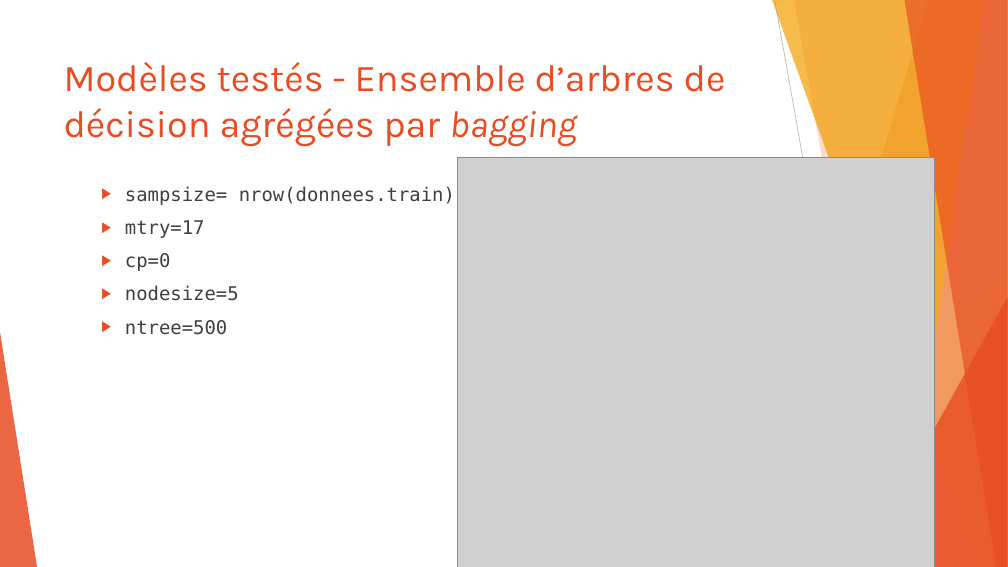
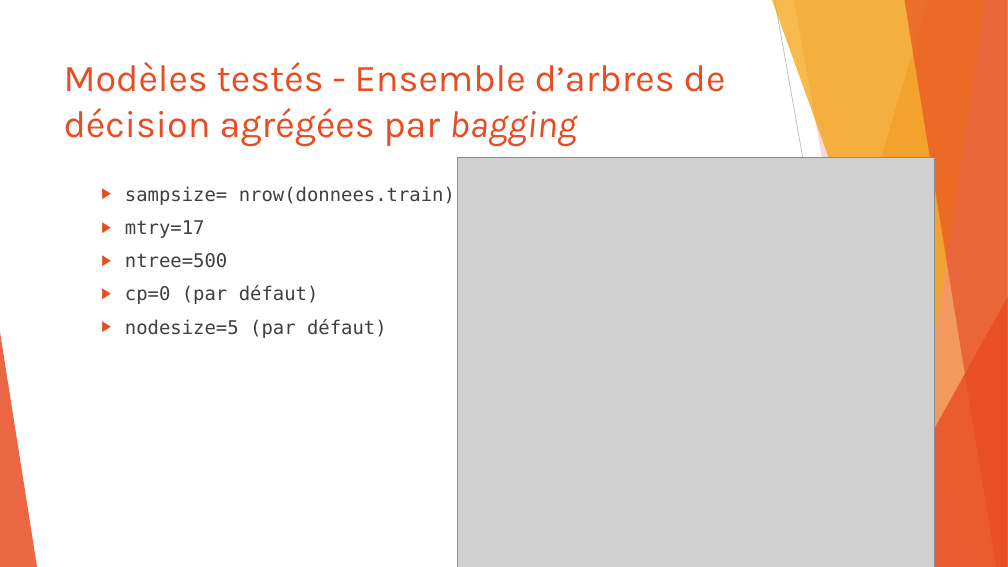
Before and after one commit to SamuelProvencher/TP-Apprentissage, a slide deck: slide 15 of PP.pptx. Drawn at 1008x567 pixels with LibreOffice and Linux fonts; fonts in the diff are those of the drawing; grey boxes stand for pictures. Boxes give left, top, right and bottom in pixels: in the first picture for what was removed or moved away, otherwise in the second. Text is boxed around its words. In the diff, an @@ line names an element or a change of style, - is before the commit and + after.

```diff
--- a/PP.pptx
+++ b/PP.pptx
@@ text at [125,253,239,301]: paragraphs removed @@
-  ▶ cp=0
-  ▶ nodesize=5
@@ text at [125,285,387,338]: paragraphs added @@
+  ▶ cp=0 (par défaut)
+  ▶ nodesize=5 (par défaut)
```
Also in this commit, not shown: 1 other slide changed.
